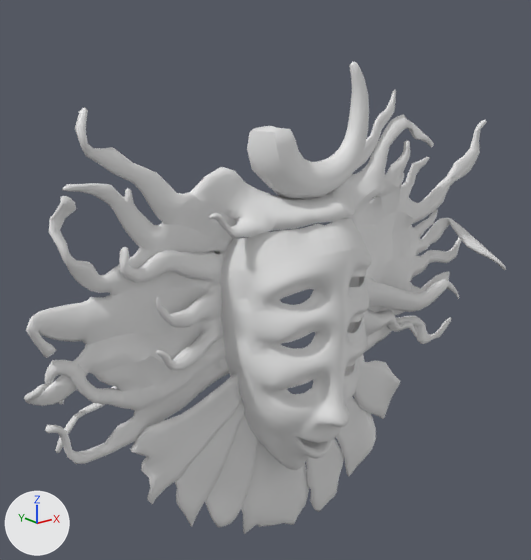
Two versions of the FBX model WhiteTigerMesh/Assets/WhiteTiger/Prefabs/Shpongle/ShpongleMaskMR.fbx, one commit apart.
Rendered twice from a 50 mm camera at (-1.401, -1.563, 0.563) aimed at (-0.093, 0.072, -0.091). The lights are fixed; the arrows at lower left show +X, +Y and +Z. Materials are left out; every surface is plain grey. Where no turn or scale is listed for an object, it has been applied to the vertices. Vertices at the same position are counted once.

In view in the first picture: 'node_id15', 'node_id19', 'node_id21', 'node_id7'.
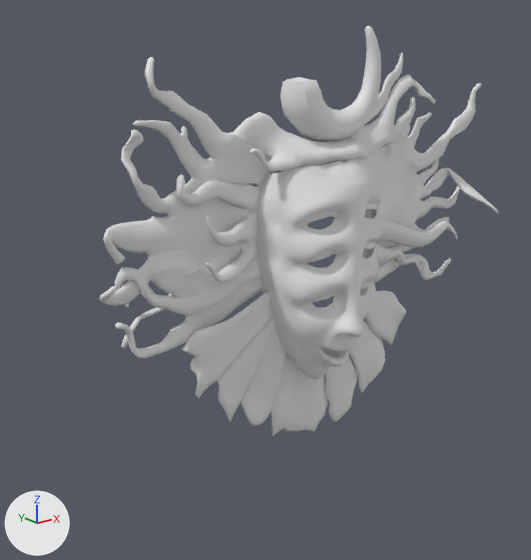
Commit message: Fixed the shpongle mask

ob_root is not drawn itself; it is the parent of ob_node_id25, ob_node_id26, ob_node_id28, ob_node_id27, ob_node_id4.

Changed parts and their boxes [x1, y1, x2, y2] in the pictures (531 x 560 px):
```json
{"object": "node_id7", "change": "reshaped, moved, turned, rescaled", "before": [247, 62, 369, 199], "after": [99, 26, 498, 436]}
{"object": "node_id15", "change": "deleted", "before": [24, 89, 506, 464]}
{"object": "node_id21", "change": "deleted", "before": [219, 218, 372, 470]}
{"object": "node_id19", "change": "deleted", "before": [130, 354, 400, 534]}
{"part": 1, "of": "me_mesh_id8", "change": "added", "after": [99, 52, 498, 436]}
```

Edits to the scene script, one JSON object a line:
```json
{"block": "me_mesh_id8", "where": "# used by ob_node_id7; parent = ob_node_id4; location = (0.0, 0.0, 0.0)"}
{"op": "remove", "block": "me_mesh_id8", "code": "me_mesh_id8.from_pydata(...)  # 138 vertices, 272 faces; spans x -1.36..2.02, y 3.24..6.26, z 0.26..1.15"}
{"op": "add", "block": "me_mesh_id8", "code": "me_mesh_id8.from_pydata(...)  # 8927 vertices, 17572 faces; spans x -6.58..7.71, y -6.17..6.26, z -0.51..2.14"}
{"block": "me_mesh_id8", "change": "me_mesh_id8 part 1: 8789 vertices added at x -6.58..7.71, y -6.17..5.56, z -0.51..2.14"}
{"op": "set", "path": "ob_node_id7.parent", "old": "ob_node_id4", "new": "ob_root"}
{"op": "set", "path": "ob_node_id7.rotation_euler", "old": "(0.0, 0.0, 0.0)", "new": "(1.571, 0.0, 0.0)", "note": "degrees (0, 0, 0) -> degrees (90, 0, 0)"}
{"op": "set", "path": "ob_node_id7.scale", "old": "(1.0, 1.0, 1.0)", "new": "(0.1, 0.1, 0.1)"}
{"op": "remove", "block": "ob_node_id19", "code": ["ob_node_id19 = bpy.data.objects.new('node_id19', me_mesh_id20)", "ob_node_id19.location = (-0.05, 0.05, -0.228)"]}
{"op": "set", "path": "ob_root.rotation_euler", "old": "(-3.142, 0.0, 0.0)", "new": "(0.0, 0.0, 0.0)", "note": "degrees (-180, 0, 0) -> degrees (0, 0, 0)"}
{"op": "set", "path": "ob_root.scale", "old": "(10.0, 10.0, 10.0)", "new": "(1.0, 1.0, 1.0)"}
{"op": "set", "path": "ob_root.location", "old": "(-1.44, -0.5, 2.02)", "new": "(0.0, 0.0, 0.0)"}
{"op": "remove", "block": "ob_node_id21", "code": ["ob_node_id21 = bpy.data.objects.new('node_id21', me_mesh_id22)", "ob_node_id21.location = (-0.05, 0.05, -0.228)"]}
{"op": "remove", "block": "ob_node_id15", "code": ["ob_node_id15 = bpy.data.objects.new('node_id15', me_mesh_id16)", "ob_node_id15.location = (-0.05, 0.05, -0.228)"]}
```
